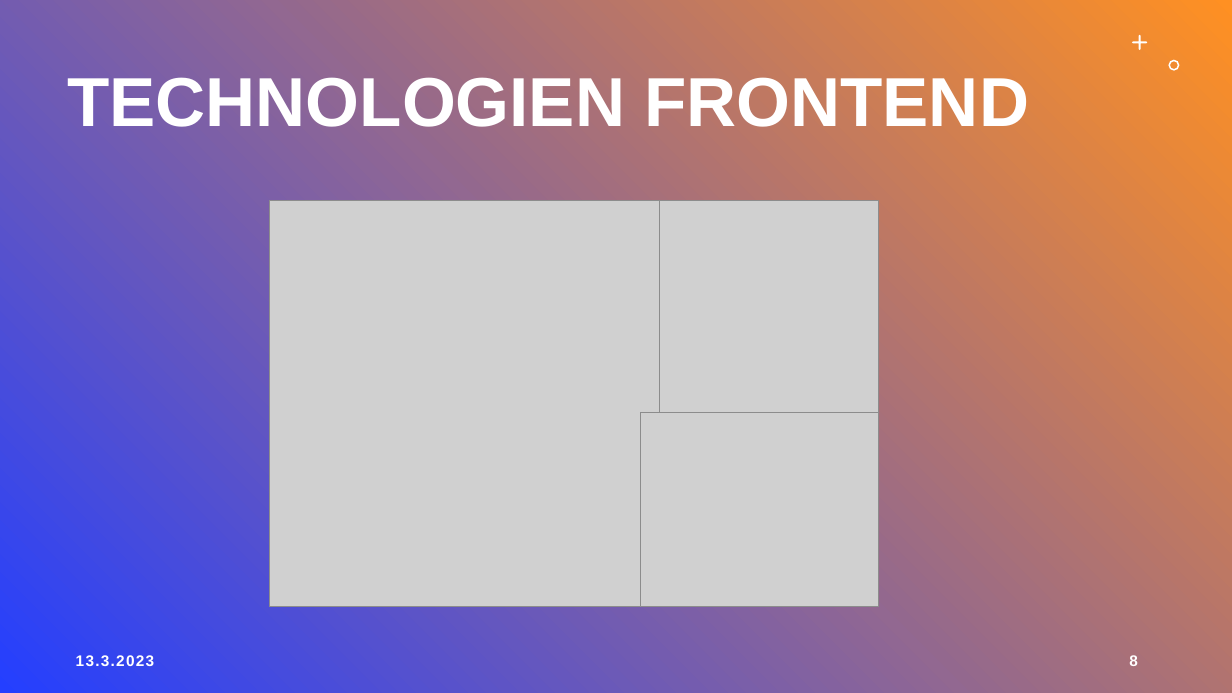
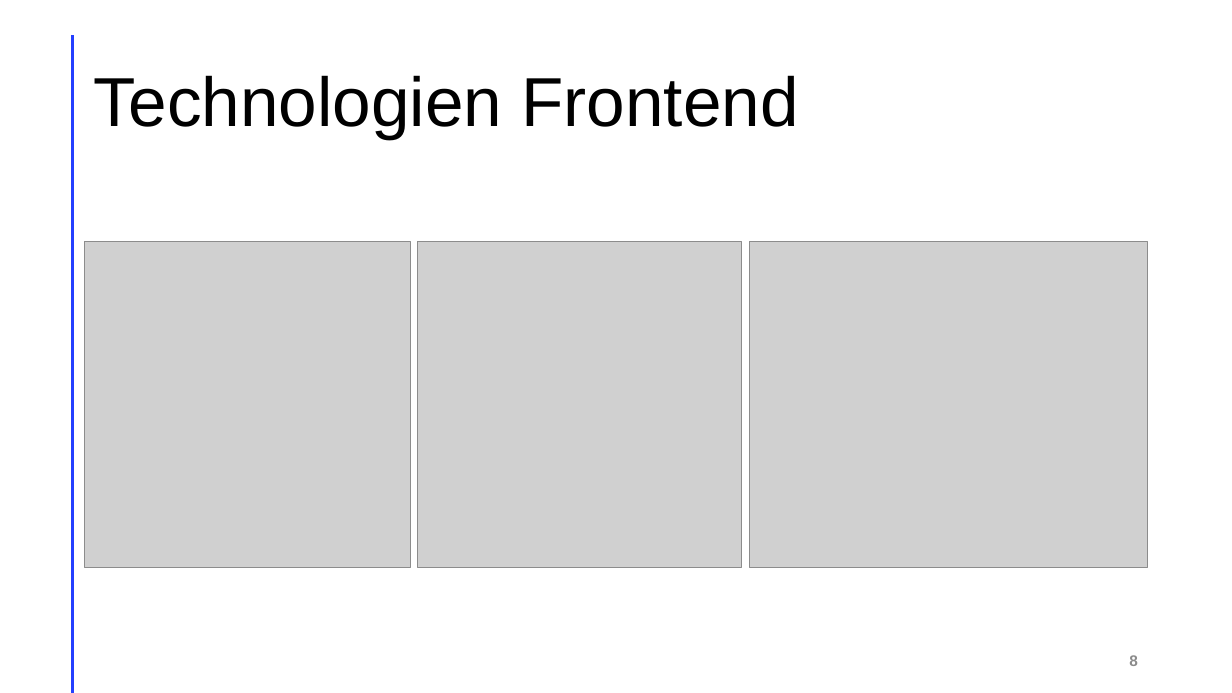
Before and after one commit to LegitesMax/multiflexlbkv, a slide deck: slide 8 of Präsentation/ProjectAward.pptx. Drawn at 1232x693 pixels with LibreOffice and Linux fonts; fonts in the diff are those of the drawing; grey boxes stand for pictures. Boxes give left, top, right and bottom in pixels: in the first picture for what was removed or moved away, otherwise in the second. Text is boxed around its words. In the diff, an @@ line names an element or a change of style, - is before the commit and + after.

```diff
--- a/Präsentation/ProjectAward.pptx
+++ b/Präsentation/ProjectAward.pptx
@@ background gradient #243FFF to #FF9022 to #FFFFFF @@
@@ line added from (72, 36) to (72, 692), #FF9022 2 pt @@
@@ freeform shape removed at (1132, 35, 1148, 51) @@
@@ title at (94, 75, 798, 139): text changed; text colour #FFFFFF to #000000; bold off @@
-TECHNOLOGIEN FRONTEND
+Technologien Frontend
@@ freeform shape removed at (1169, 60, 1180, 71) @@
@@ picture: place and size @@
-picture at (270, 201, 677, 607)
+picture at (85, 242, 410, 567)
@@ picture: place and size @@
-picture at (659, 201, 878, 420)
+picture at (417, 242, 742, 567)
@@ picture: place and size @@
-picture at (640, 412, 878, 607)
+picture at (750, 242, 1148, 567)
@@ text removed at (76, 655, 154, 666) @@
-13.3.2023
@@ page number at (1129, 655, 1138, 666): text colour #FFFFFF to #8C8C8C @@
```
Also in this commit, not shown: 8 other slides changed, 1 slide added, 1 slide removed, 3 other files.
